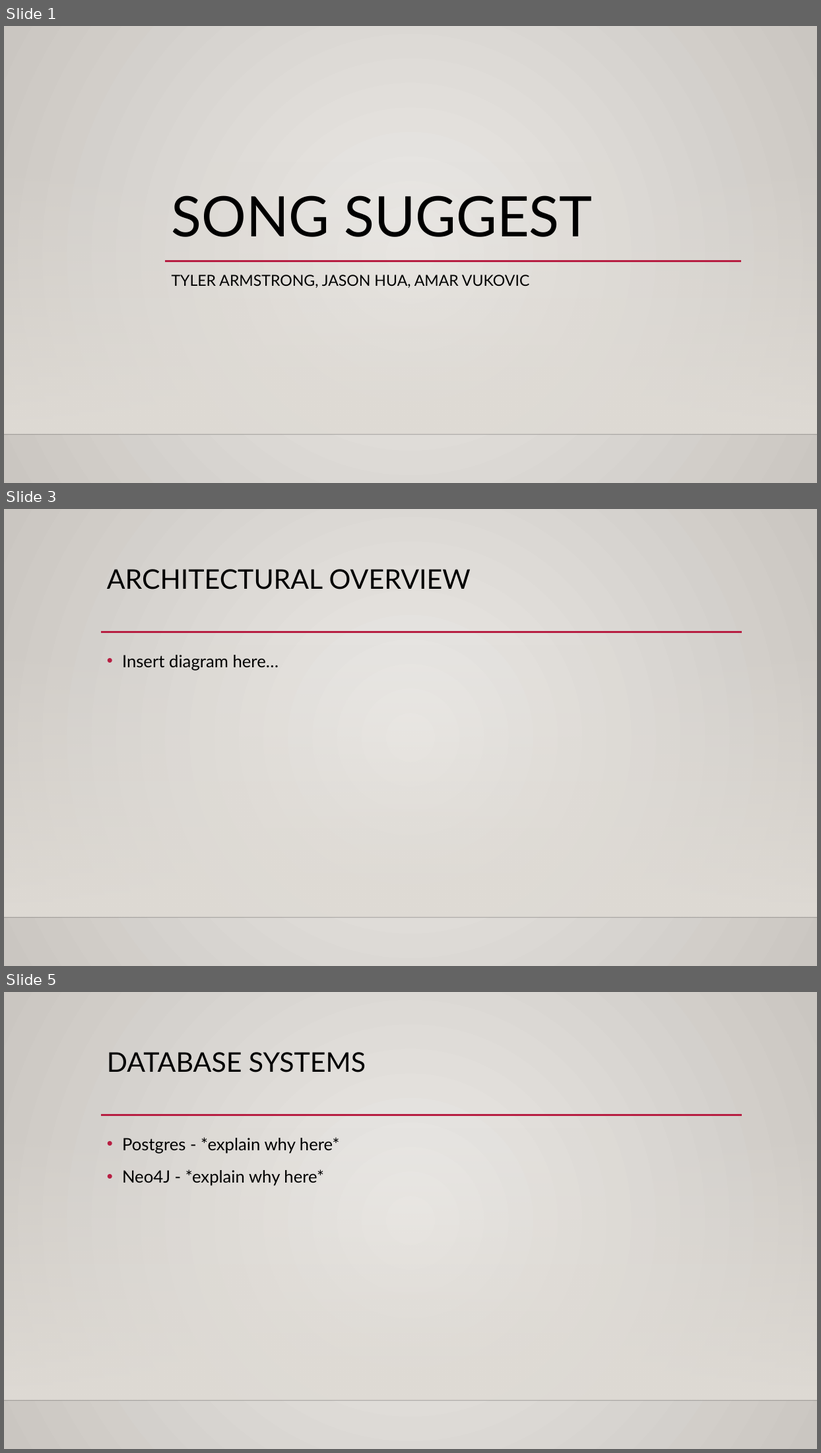
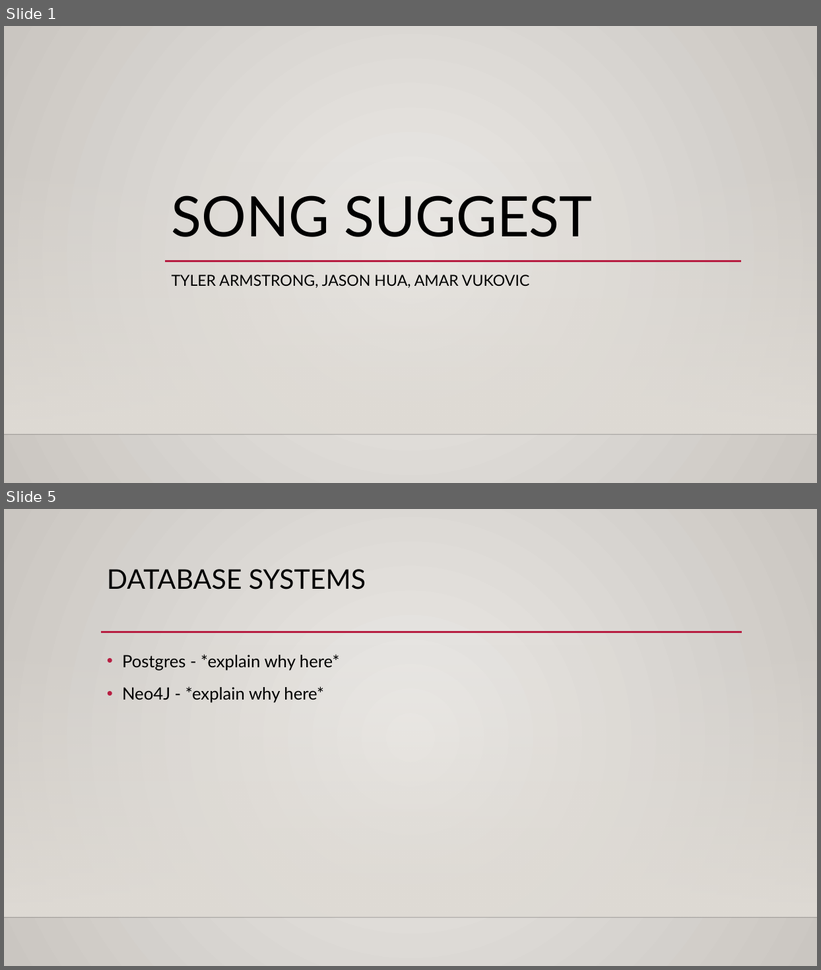
Before and after one commit to AMarinjo/song-suggest, a slide deck: SongSuggest.pptx. Shown one above the other, each under a label of ours: slides 1, 3 and 5 before the commit, slides 1 and 5 after it; the slides between them are not shown. The pictures are 821x1453 and 821x970 pixels, drawn with LibreOffice and Linux fonts; fonts in the diff are those of the drawing; background and template pictures are left out. Boxes give left, top, right and bottom in pixels: in the first picture for what was removed or moved away, otherwise in the second. Text is boxed around its words. In the diff, an @@ line names an element or a change of style, - is before the commit and + after.

```diff
--- a/SongSuggest.pptx
+++ b/SongSuggest.pptx
@@ slide 3 removed at [4, 509, 817, 966], background gradient #ECEAE7 to #CAC7C1; not listed: 3 template elements that a slide beside it also shows @@
@@ title removed at [107, 569, 471, 590] @@
-ARCHITECTURAL OVERVIEW
@@ text removed at [122, 655, 279, 671] @@
-• Insert diagram here…
```
Also in this commit, not shown: 3 slides changed, 1 slide added, 3 other files.
